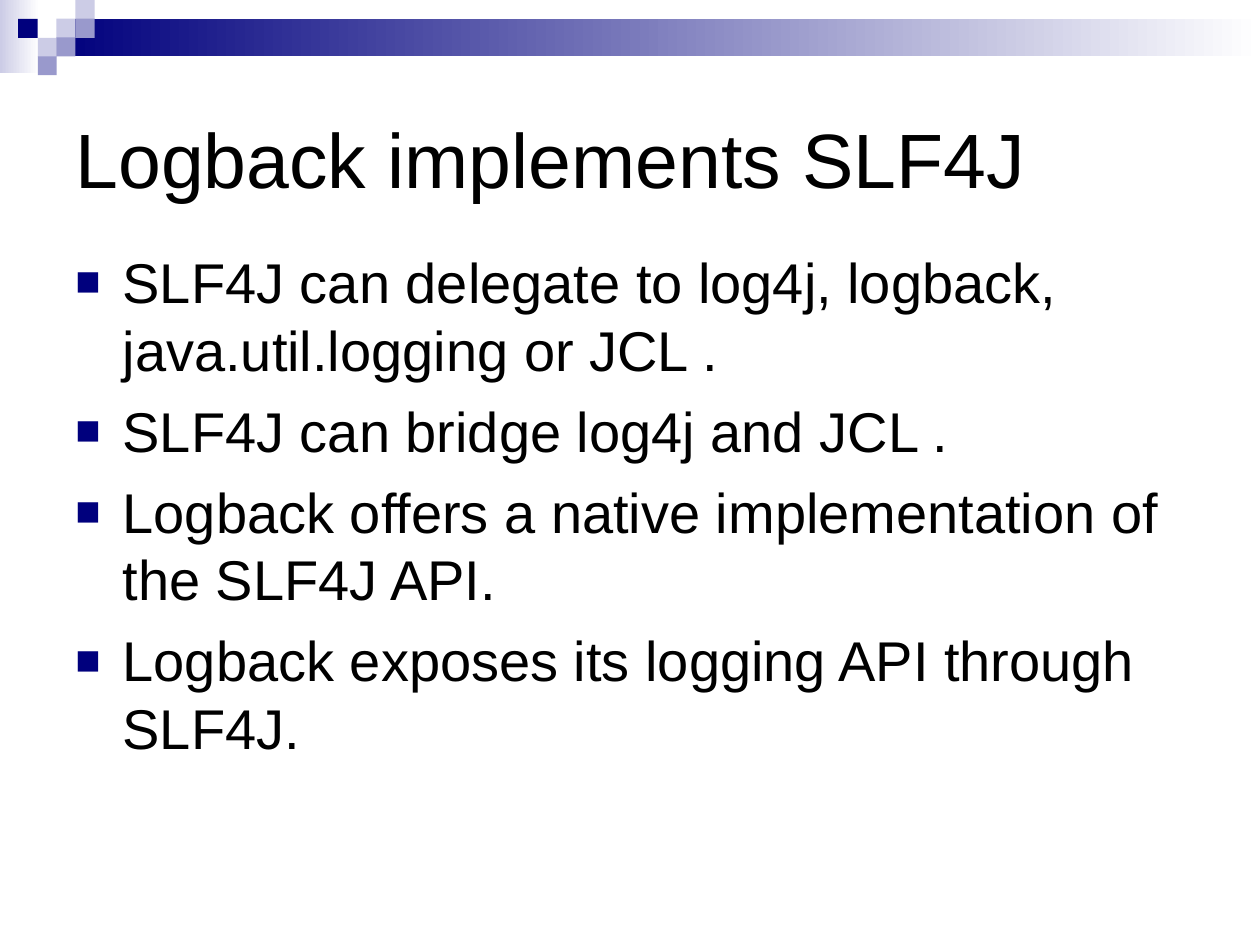
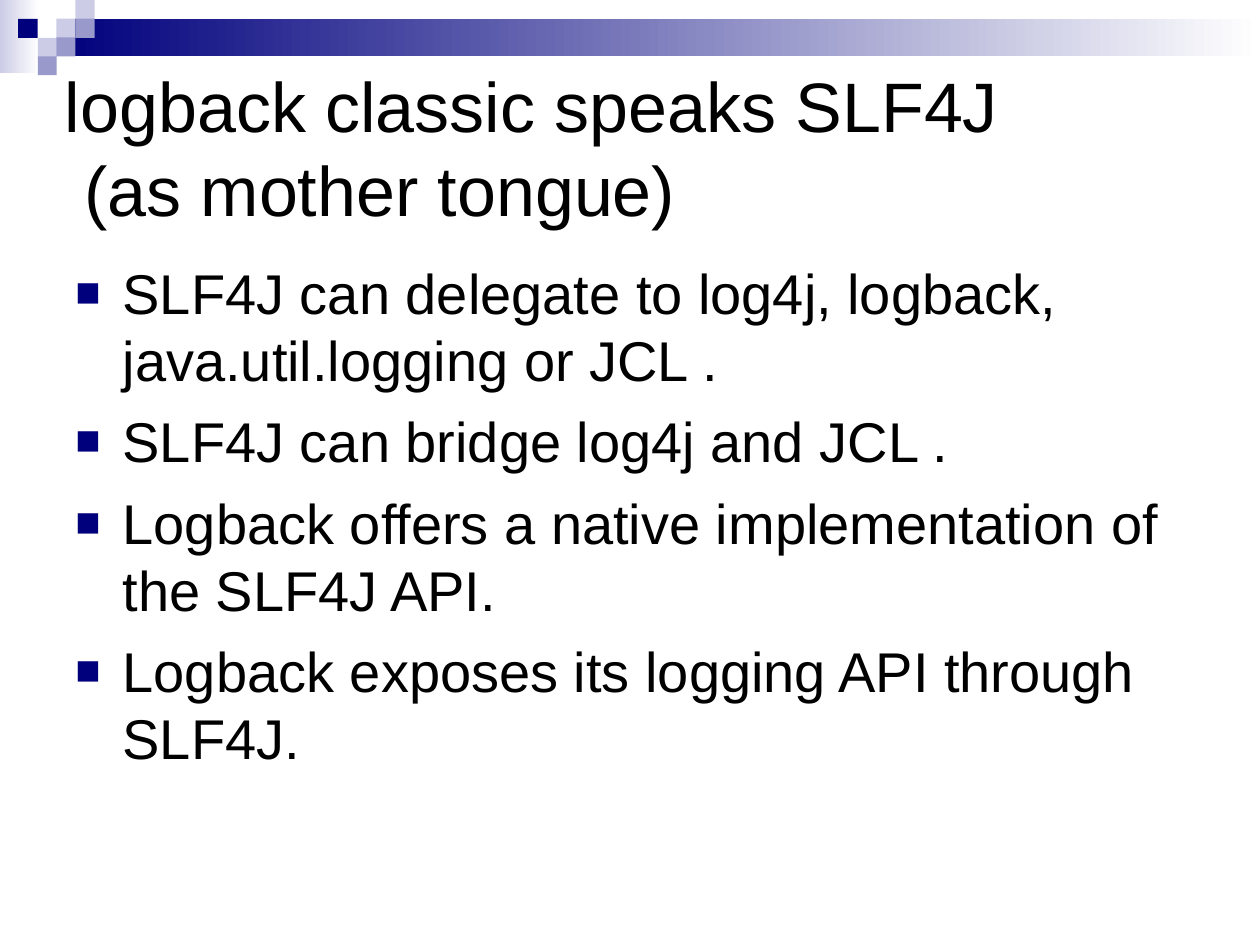
Before and after one commit to qos-ch/logback, a slide deck: slide 4 of logback-site/src/site/resources/10reasons.ppt. Drawn at 1260x945 pixels with LibreOffice and Linux fonts; fonts in the diff are those of the drawing; background and template pictures are left out. Boxes give left, top, right and bottom in pixels: in the first picture for what was removed or moved away, otherwise in the second. Text is boxed around its words. In the diff, an @@ line names an element or a change of style, - is before the commit and + after.

```diff
--- a/logback-site/src/site/resources/10reasons.ppt
+++ b/logback-site/src/site/resources/10reasons.ppt
@@ title at (65, 81, 998, 230): text changed; size 44 to 40 pt @@
-Logback implements SLF4J
+logback classic speaks SLF4J
+(as mother tongue)
@@ text "SLF4J can delegate to log4j, ...": place and size @@
-text "SLF4J can delegate to log4j, ..." at (123, 262, 1158, 750)
+text "SLF4J can delegate to log4j, ..." at (123, 273, 1158, 760)
```
Also in this commit, not shown: 12 other slides changed, 4 slides added, 1 slide removed, 2 other files.
